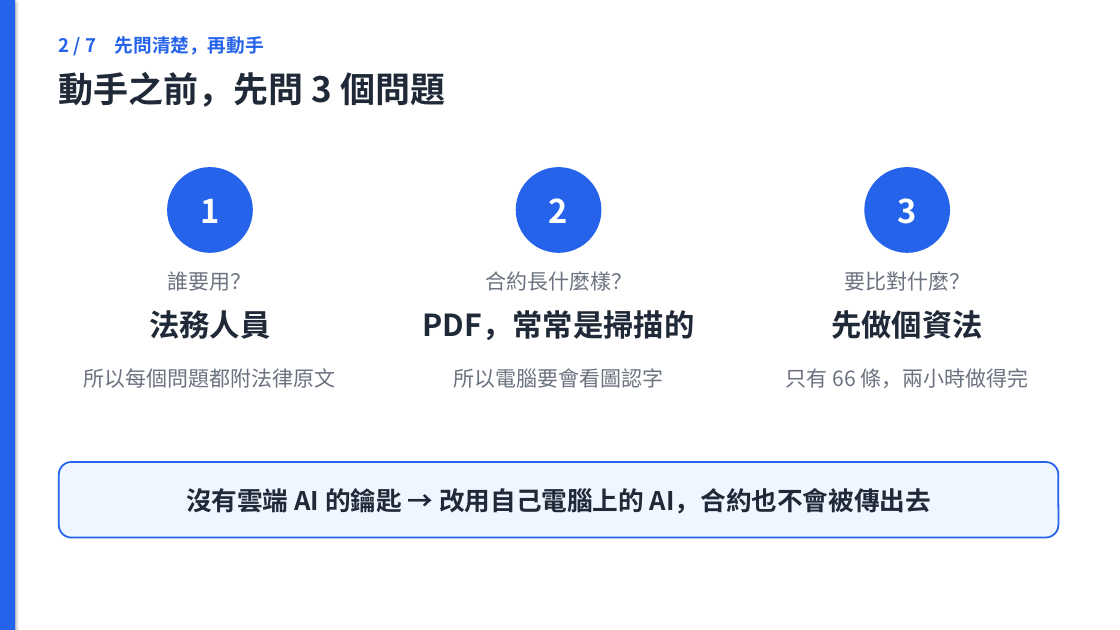
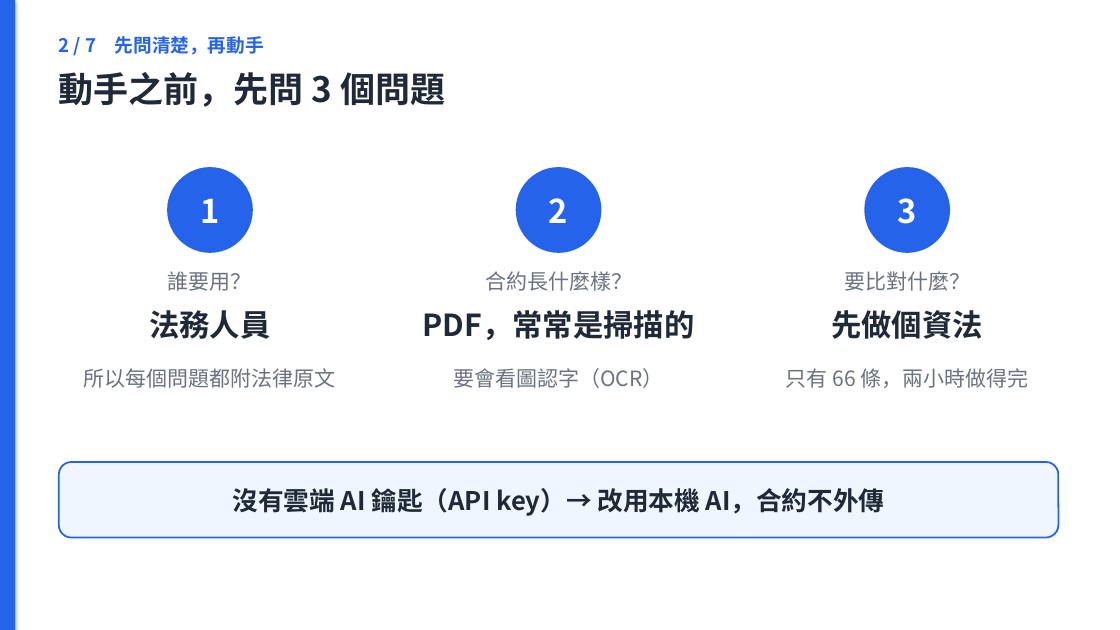
Before and after one commit to jaylooloomi/contract-check, a slide deck: slide 4 of docs/deck/合約外規檢查_簡報.pptx. Drawn at 1120x630 pixels with LibreOffice and Linux fonts; fonts in the diff are those of the drawing. Boxes give left, top, right and bottom in pixels: in the first picture for what was removed or moved away, otherwise in the second. Text is boxed around its words. In the diff, an @@ line names an element or a change of style, - is before the commit and + after.

```diff
--- a/docs/deck/合約外規檢查_簡報.pptx
+++ b/docs/deck/合約外規檢查_簡報.pptx
@@ text at <box>453,368,663,388</box>: text changed @@
-所以電腦要會看圖認字
+要會看圖認字（OCR）
@@ text in rounded rectangle at <box>233,488,885,516</box>: text changed @@
-沒有雲端 AI 的鑰匙 → 改用自己電腦上的 AI，合約也不會被傳出去
+沒有雲端 AI 鑰匙（API key）→ 改用本機 AI，合約不外傳
```
Also in this commit, not shown: 8 other slides changed, 20 other files.
